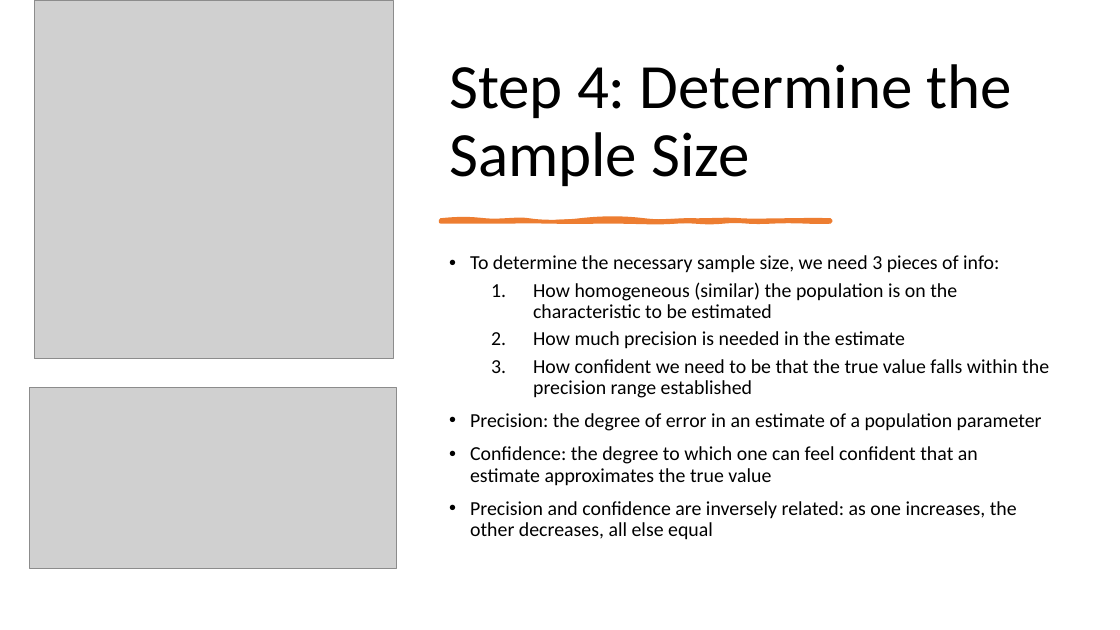
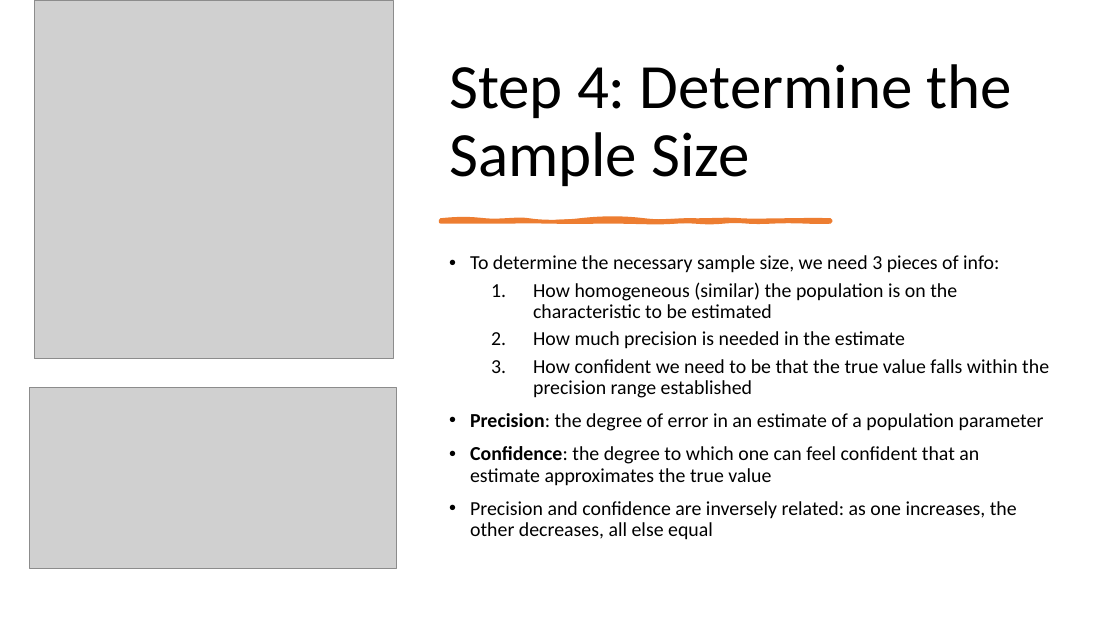
Before and after one commit to mikenguyen13/mar4050_S22, a slide deck: slide 32 of lectures/6/2_Questionnaire Analysis.pptx. Drawn at 1120x630 pixels with LibreOffice and Linux fonts; fonts in the diff are those of the drawing; grey boxes stand for pictures. Boxes give left, top, right and bottom in pixels: in the first picture for what was removed or moved away, otherwise in the second. Text is boxed around its words. In the diff, an @@ line names an element or a change of style, - is before the commit and + after.

```diff
--- a/lectures/6/2_Questionnaire Analysis.pptx
+++ b/lectures/6/2_Questionnaire Analysis.pptx
@@ text at <box>470,413,1044,486</box>: bold on in "Precision:", "Confidence:" @@
```
Also in this commit, not shown: 7 other slides changed, 1 other file.
